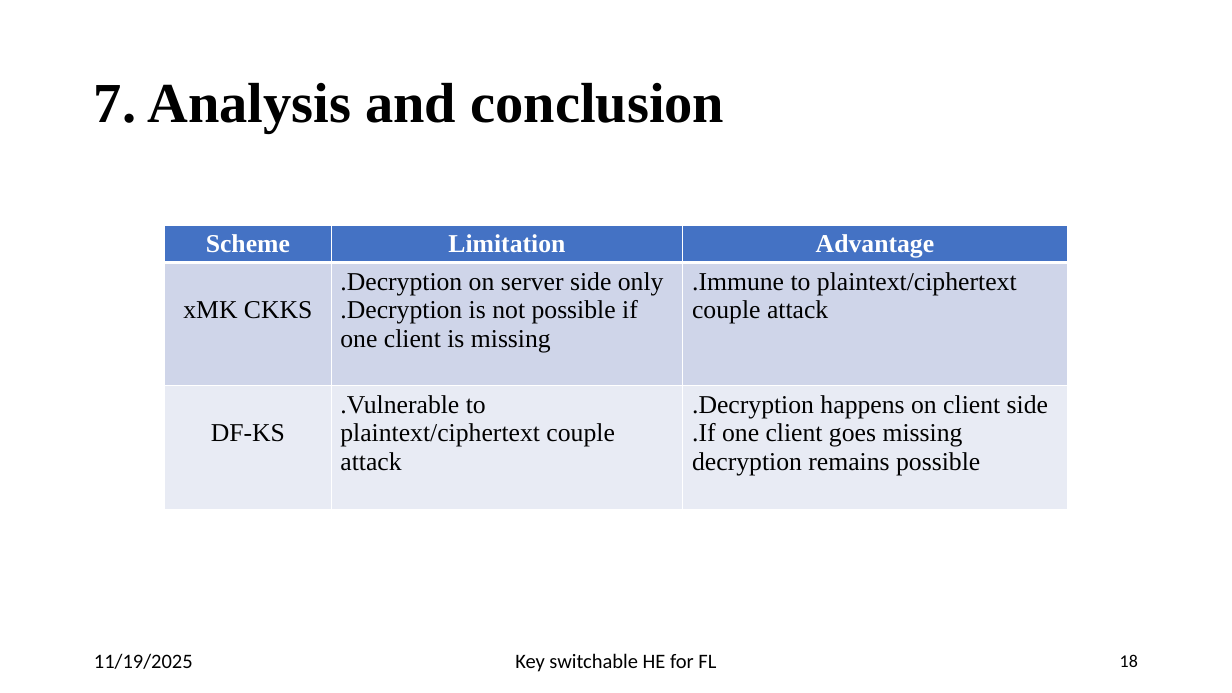
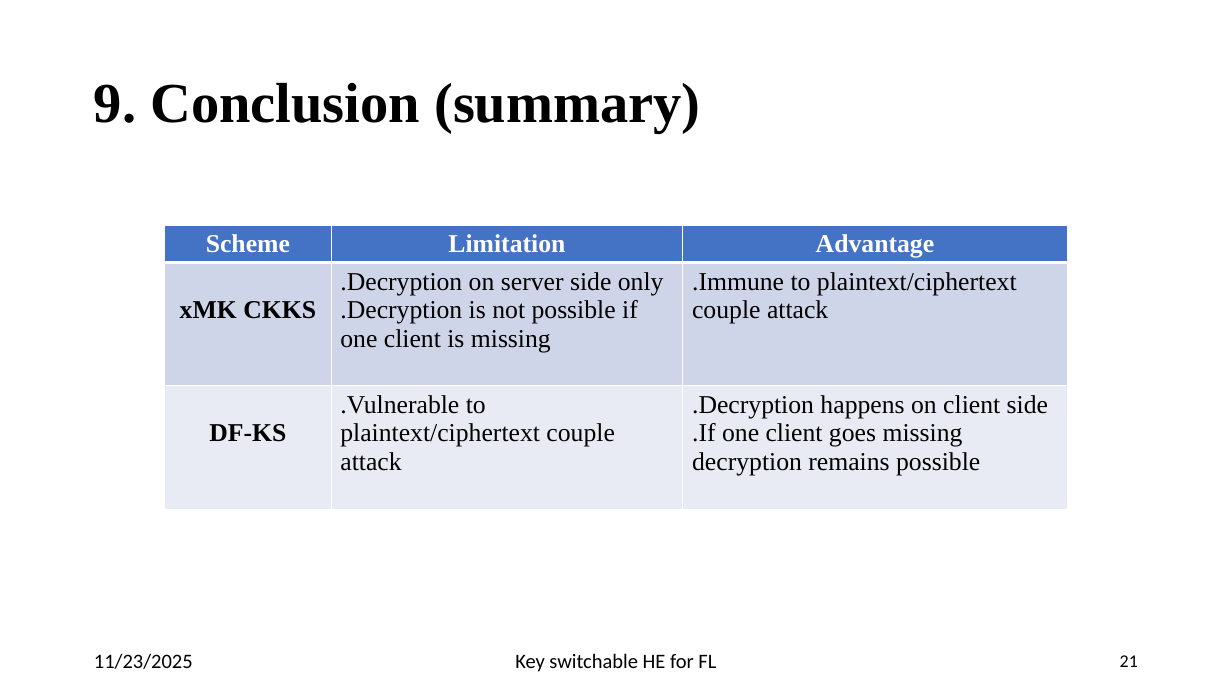
Before and after one commit to pyb0b/master-thesis-report, a slide deck: slide 21 of Final Presentation.pptx (slide 18 before the commit). Drawn at 1232x693 pixels with LibreOffice and Linux fonts; fonts in the diff are those of the drawing. Boxes give left, top, right and bottom in pixels: in the first picture for what was removed or moved away, otherwise in the second. Text is boxed around its words. In the diff, an @@ line names an element or a change of style, - is before the commit and + after.

```diff
--- a/Final Presentation.pptx
+++ b/Final Presentation.pptx
@@ title at (x1=94, y1=82, x2=701, y2=133): text changed @@
-7. Analysis and conclusion
+9. Conclusion (summary)
@@ table at (x1=165, y1=225, x2=1067, y2=530) @@
@@ bold on in "xMK CKKS", "DF-KS" @@
@@ text at (x1=94, y1=653, x2=193, y2=669): text changed @@
-11/19/2025
+11/23/2025
@@ page number at (x1=1120, y1=655, x2=1138, y2=667): text changed @@
-18
+21
```
Also in this commit, not shown: 17 other slides changed, 5 slides added, 1 slide removed.
